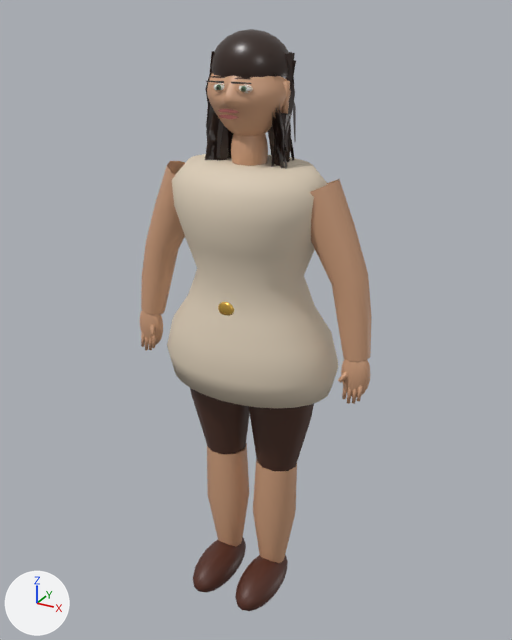
One commit to the glTF model games/character_lab/assets/model-packs/realistic-female/source/realistic-female.gltf: the scene before it, then after it.
Camera for both pictures: a 50 mm lens placed at (0.973, -1.731, 1.861), pointed at (0.001, 0.035, 0.978). Arrows for +X, +Y and +Z are at lower left; the lights stay in place. The picture after the commit comes second. Vertices at exactly the same position are counted once.

In view in the first picture: 'RealisticFemaleCharacter'.
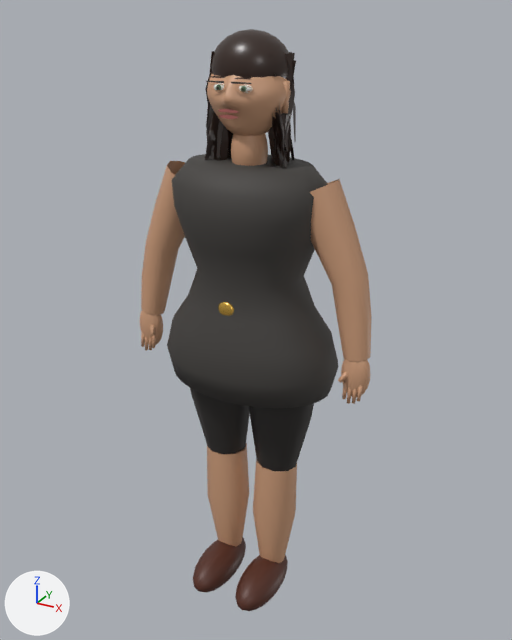
What the commit changed:
me_realisticfemalemesh has 5498 vertices, 9716 faces and spans x -0.4..0.4, y -0.22..0.22, z 0.0..1.81.
me_realisticfemalemesh is used by ob_realisticfemalecharacter; location (0.0, 0.0, 0.0).
Part 1, on me_realisticfemalemesh:
9 vertices are removed from x -0.05..0.09, y -0.06..0.07, z 1.55..1.63.
126 faces are deleted.
8 vertices move within x -0.06..0.06, y -0.06..0.07, z 1.55..1.63.
9 vertices are added at x -0.07..0.1, y -0.06..0.07, z 1.55..1.63.
119 new faces join them, mat_skinwarmpbr.
7 new faces join them, mat_hairchestnutpbr.
me_realisticfemalemesh part 2: 1012 kept faces spanning x -0.28..0.28, y -0.19..0.22, z 0.51..1.47 get new vertex colours.

Changed parts and their boxes (x1, y1, x2, y2) in the pictures (512 x 640 px; the box of a moved part takes in the faces that stretch with it):
part 1 of me_realisticfemalemesh, moved or reshaped
    both: (208, 82, 285, 142)
part 2 of me_realisticfemalemesh, recoloured (beige to black)
    both: (167, 154, 338, 471)
